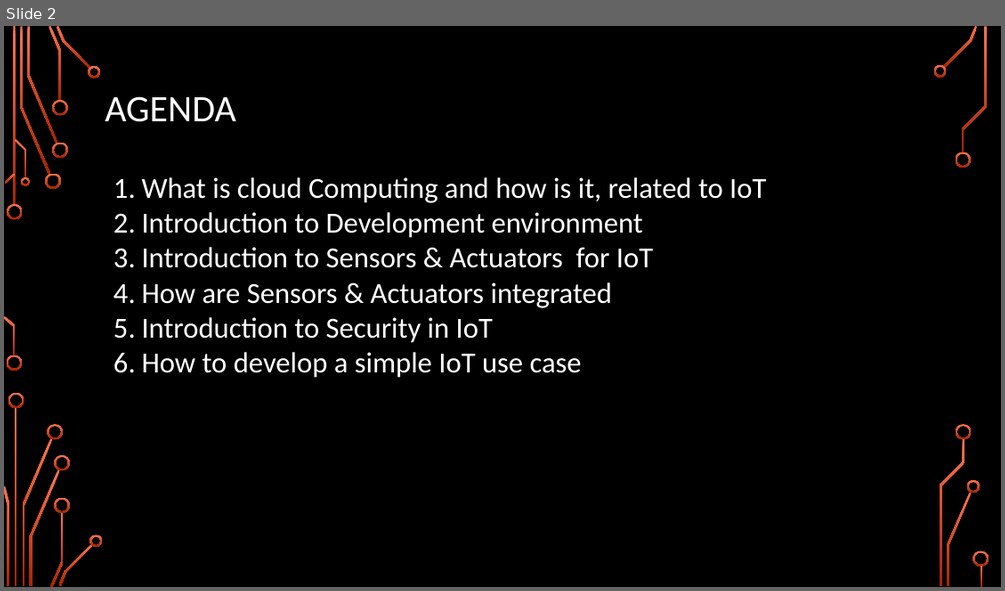
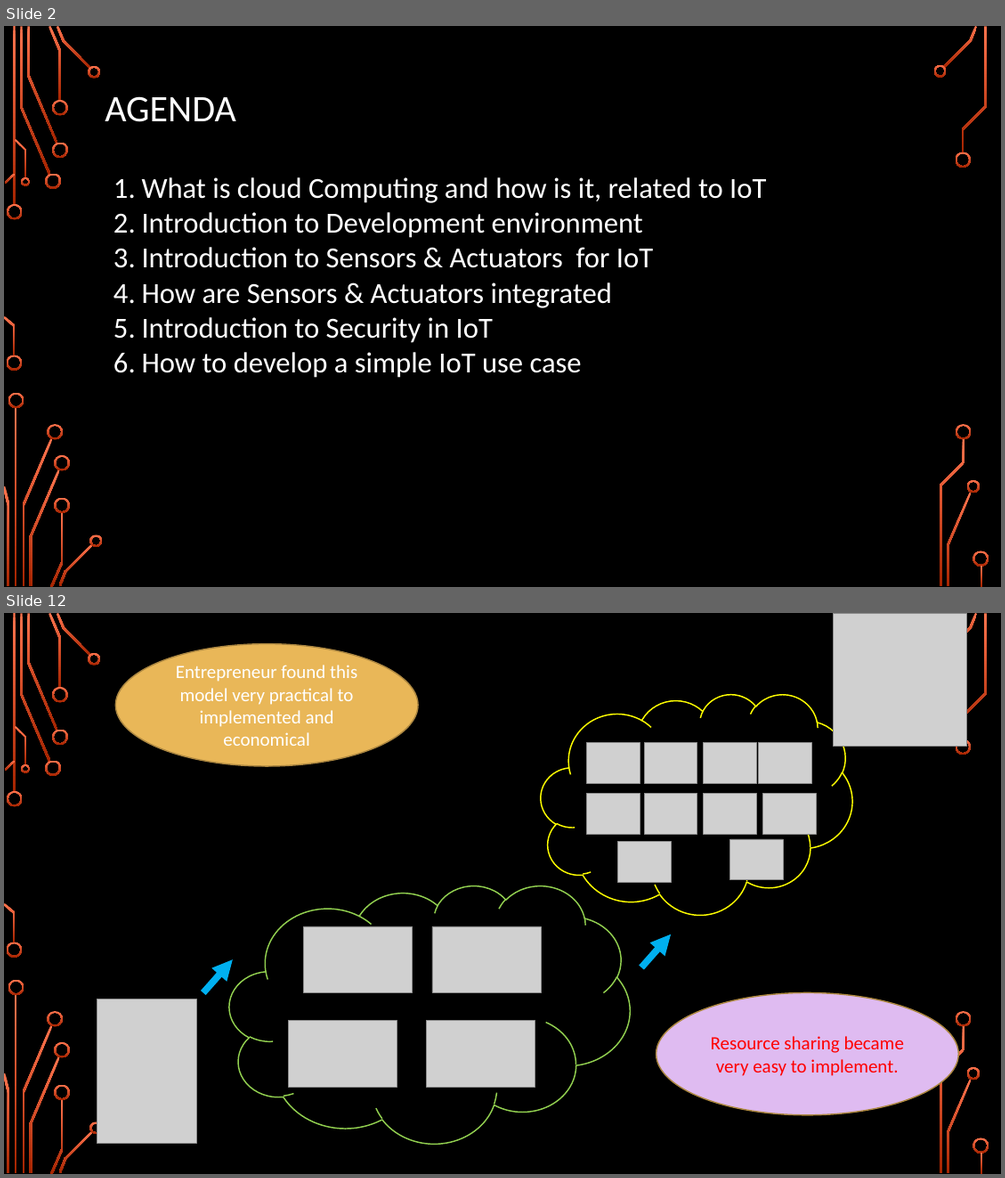
Before and after one commit to girishsukukumar/IoTWorkshop, a slide deck: Module-2.pptx. Shown one above the other, each under a label of ours: slide 2 before the commit, slides 2 and 12 after it; the slides between them are not shown. The pictures are 1005x591 and 1005x1178 pixels, drawn with LibreOffice and Linux fonts; fonts in the diff are those of the drawing; grey boxes stand for pictures; background and template pictures are left out. Boxes give left, top, right and bottom in pixels: in the first picture for what was removed or moved away, otherwise in the second. Text is boxed around its words. In the diff, an @@ line names an element or a change of style, - is before the commit and + after.

```diff
--- a/Module-2.pptx
+++ b/Module-2.pptx
@@ slide 12 added at [4, 613, 1001, 1174], background picture (left out); not listed: 35 template elements that a slide beside it also shows @@
@@ picture added at [833, 613, 966, 747] @@
@@ ellipse added at [115, 643, 418, 766], fill #E9B758, outline #AC8741 1.25 pt, 18 pt, text #FFFFFF @@
+Entrepreneur found this model very practical to implemented and economical
@@ cloud added at [541, 694, 853, 915], outline #FFFF00 1.25 pt @@
@@ picture added at [587, 742, 640, 783] @@
@@ picture added at [644, 742, 697, 783] @@
@@ picture added at [704, 742, 757, 783] @@
@@ picture added at [759, 742, 811, 783] @@
@@ picture added at [587, 793, 640, 834] @@
@@ picture added at [644, 793, 697, 834] @@
@@ picture added at [704, 793, 757, 834] @@
@@ picture added at [763, 793, 816, 834] @@
@@ picture added at [618, 841, 671, 882] @@
@@ picture added at [730, 839, 783, 879] @@
@@ cloud added at [230, 885, 630, 1143], outline #92D050 1.25 pt @@
@@ picture added at [304, 926, 413, 993] @@
@@ picture added at [432, 926, 541, 993] @@
@@ arrow added from (202, 993) to (233, 959), #00B0F0 6.5 pt @@
@@ arrow added from (641, 967) to (671, 933), #00B0F0 6.5 pt @@
@@ picture added at [97, 999, 196, 1143] @@
@@ ellipse added at [656, 993, 958, 1116], fill #DFBBF1, outline #AC8741 1.25 pt, 18 pt, text #FF0000 @@
+Resource sharing became very easy to implement.
@@ picture added at [288, 1021, 396, 1087] @@
@@ picture added at [427, 1021, 535, 1087] @@
```
Also in this commit, not shown: 3 slides changed, 9 other slides added, 27 slides removed.
